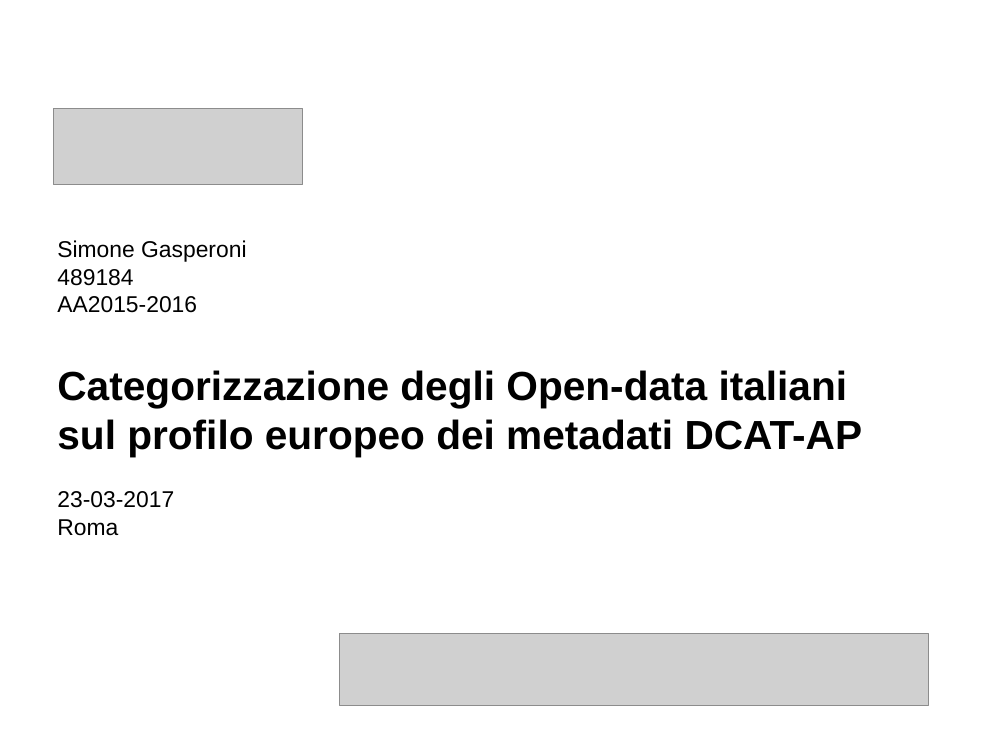
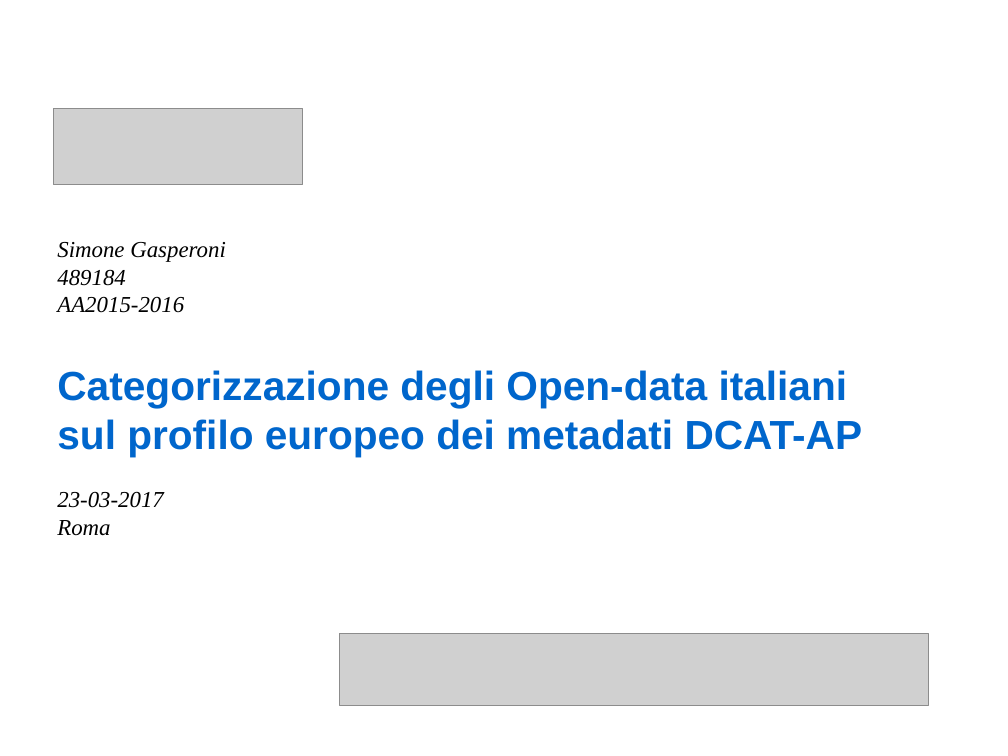
Before and after one commit to simonegasperoni/MSc_thesis_tex, a slide deck: slide 1 of th/slides/slides.odp. Drawn at 1008x756 pixels with LibreOffice and Linux fonts; fonts in the diff are those of the drawing; grey boxes stand for pictures. Boxes give left, top, right and bottom in pixels: in the first picture for what was removed or moved away, otherwise in the second. Text is boxed around its words. In the diff, an @@ line names an element or a change of style, - is before the commit and + after.

```diff
--- a/th/slides/slides.odp
+++ b/th/slides/slides.odp
@@ text "Simone Gasperoni" at bbox=[57, 242, 863, 536]: font Arial to Times New Roman, italic on in "Simone Gasperoni", "489184", "AA2015-2016", "23-03-2017" and 1 more places; text colour #000000 to #0066CC in "Categorizzazione degli Open-data italiani", "sul profilo europeo dei metadati DCAT-AP" @@
```
Also in this commit, not shown: 1 other slide changed, 7 slides added, 2 slides removed, 2 other files.
